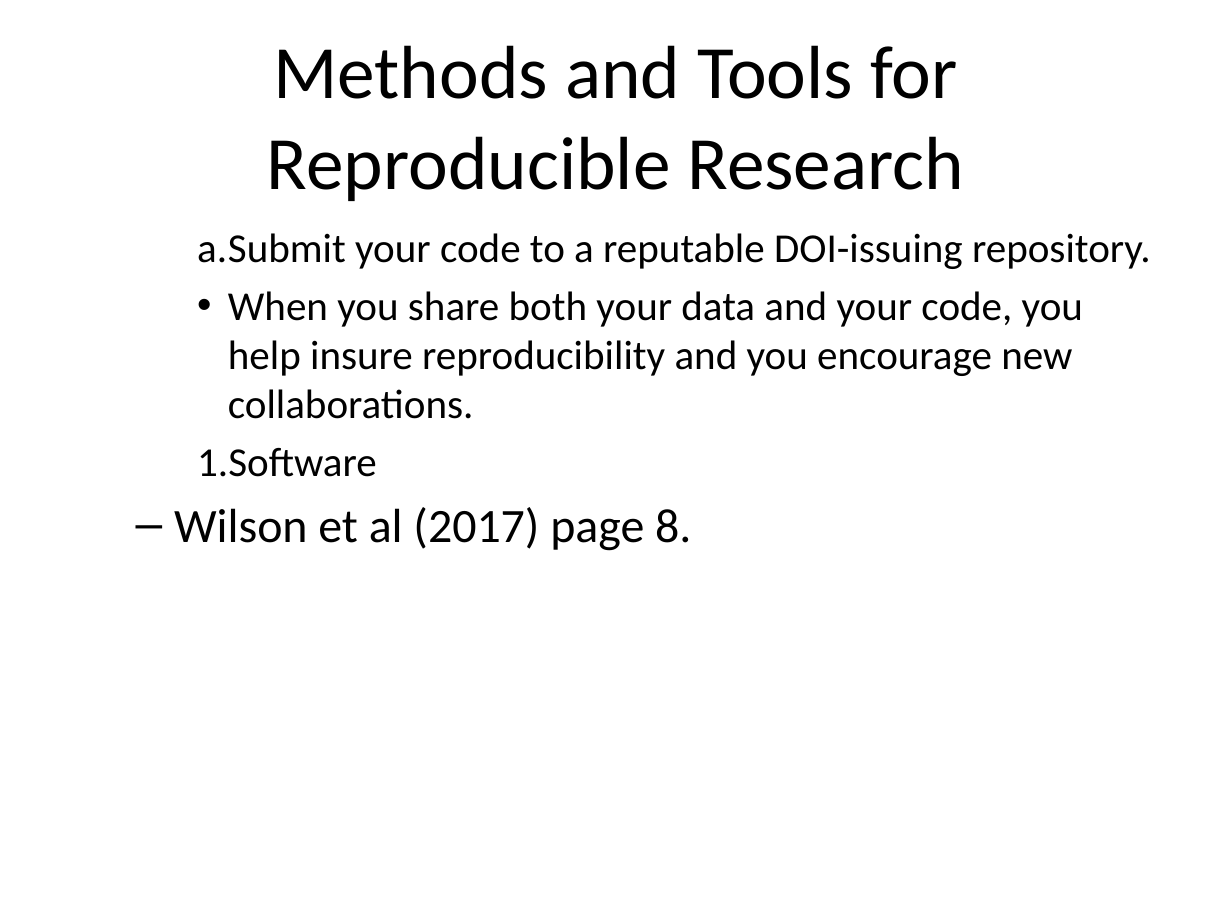
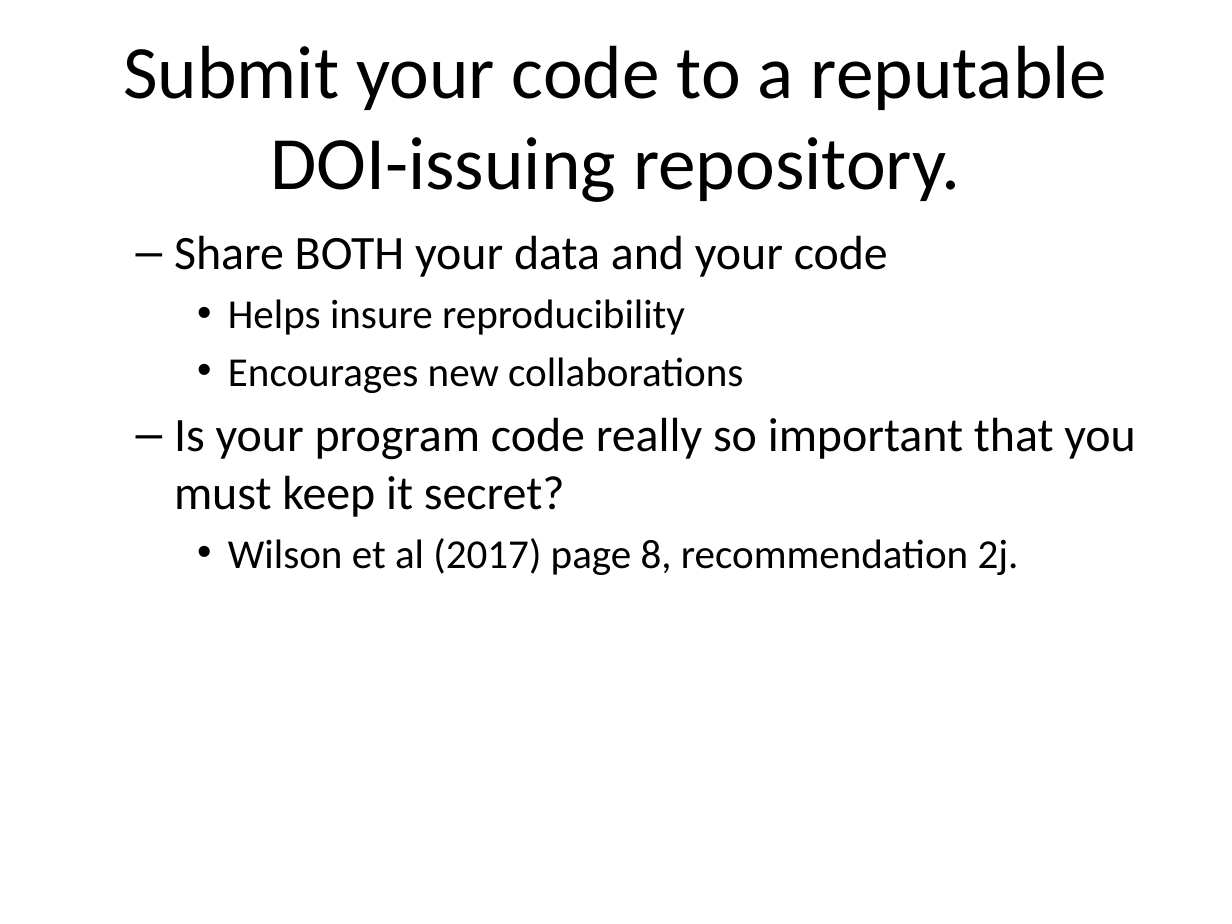
Before and after one commit to pmean/introduction-to-SAS, a slide deck: slide 34 of basics0/src/reproducible-research.pptx (slide 35 before the commit). Drawn at 1232x924 pixels with LibreOffice and Linux fonts; fonts in the diff are those of the drawing. Boxes give left, top, right and bottom in pixels: in the first picture for what was removed or moved away, otherwise in the second. Text is boxed around its words. In the diff, an @@ line names an element or a change of style, - is before the commit and + after.

Commit message:
Fixed typo on reproducible research.

```diff
--- a/basics0/src/reproducible-research.pptx
+++ b/basics0/src/reproducible-research.pptx
@@ title at [123,45,1107,202]: text changed @@
-Methods and Tools for Reproducible Research
+Submit your code to a reputable DOI-issuing repository.
@@ text at [174,235,1135,575]: text changed @@
-    a. Submit your code to a reputable DOI-issuing repository.
-    • When you share both your data and your code, you help insure reproducibility and you encourage new collaborations.
-    1. Software
-  – Wilson et al (2017) page 8.
+  – Share BOTH your data and your code
+    • Helps insure reproducibility
+    • Encourages new collaborations
+  – Is your program code really so important that you must keep it secret?
+    • Wilson et al (2017) page 8, recommendation 2j.
```
Also in this commit, not shown: 36 other slides changed, 11 slides added, 17 slides removed, 1 other file.
